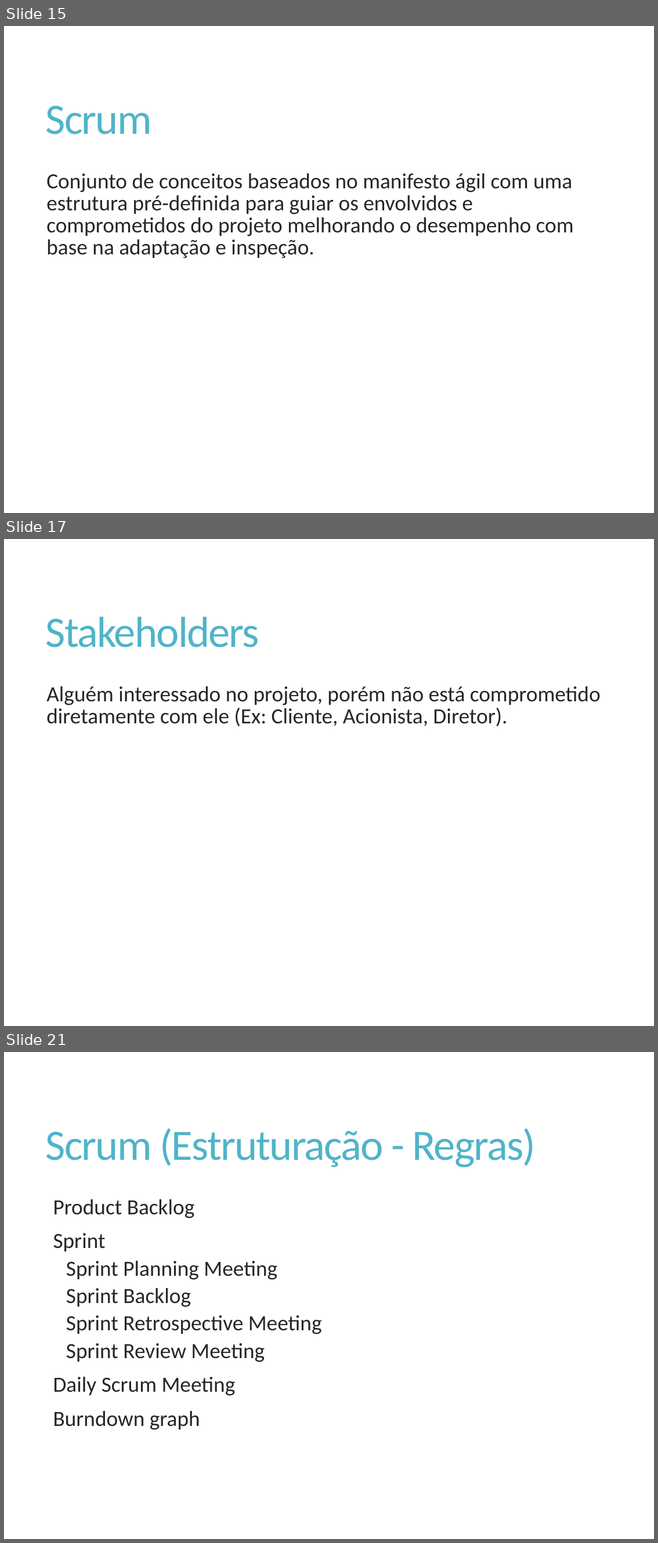
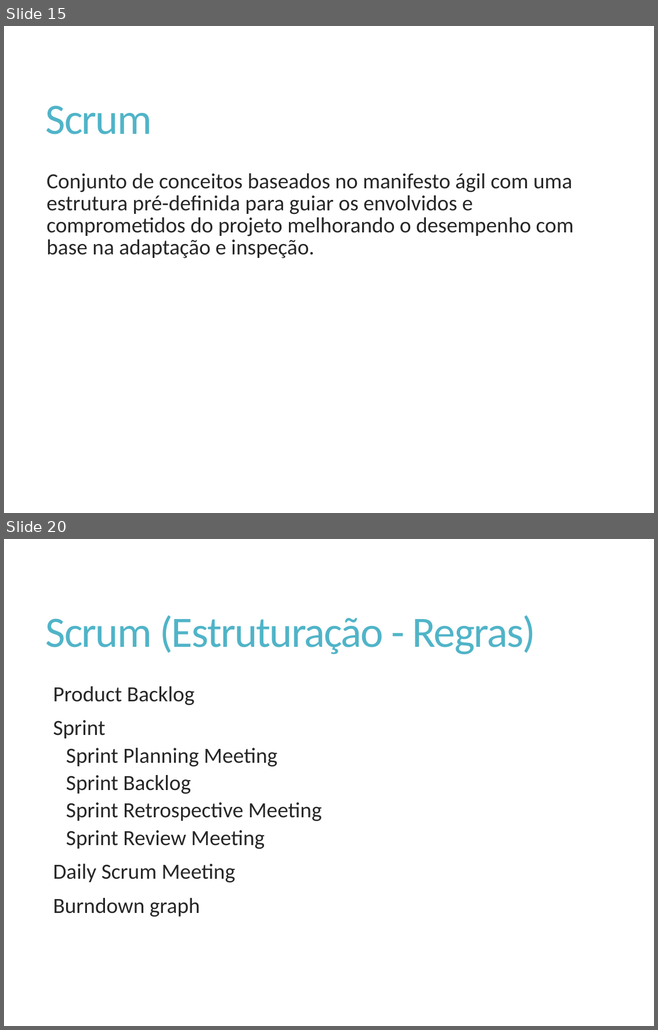
Before and after one commit to Elton-Garbin/TCC-2016, a slide deck: StartIdea/StartIdea.Docs/Apresentacao.pptx. Shown one above the other, each under a label of ours: slides 15, 17 and 21 before the commit, slides 15 and 20 after it; the slides between them are not shown. The pictures are 658x1543 and 658x1030 pixels, drawn with LibreOffice and Linux fonts; fonts in the diff are those of the drawing. Boxes give left, top, right and bottom in pixels: in the first picture for what was removed or moved away, otherwise in the second. Text is boxed around its words. In the diff, an @@ line names an element or a change of style, - is before the commit and + after.

```diff
--- a/StartIdea/StartIdea.Docs/Apresentacao.pptx
+++ b/StartIdea/StartIdea.Docs/Apresentacao.pptx
@@ slide 17 removed at bbox=[4, 539, 654, 1026], background #FFFFFF @@
@@ title removed at bbox=[46, 617, 259, 647] @@
-Stakeholders
@@ text removed at bbox=[46, 686, 600, 726] @@
-Alguém interessado no projeto, porém não está comprometido diretamente com ele (Ex: Cliente, Acionista, Diretor).
@@ what was slide 21 is now slide 20 @@
```
Also in this commit, not shown: 4 slides changed.
